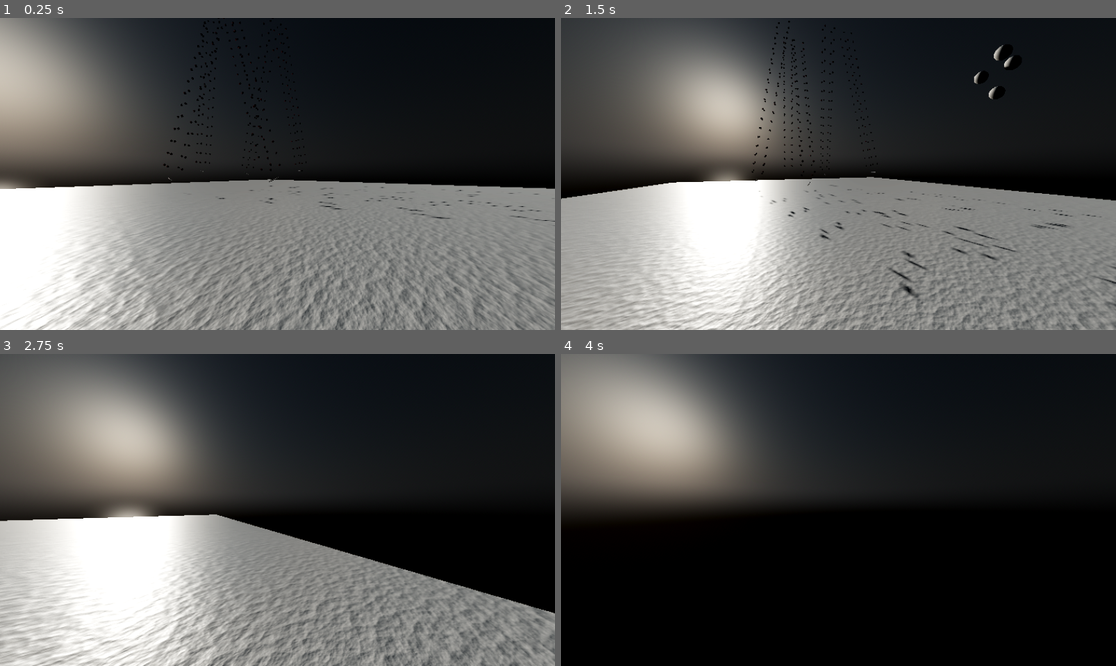
Above: before the commit, frames 1-4 (two rows, left to right).
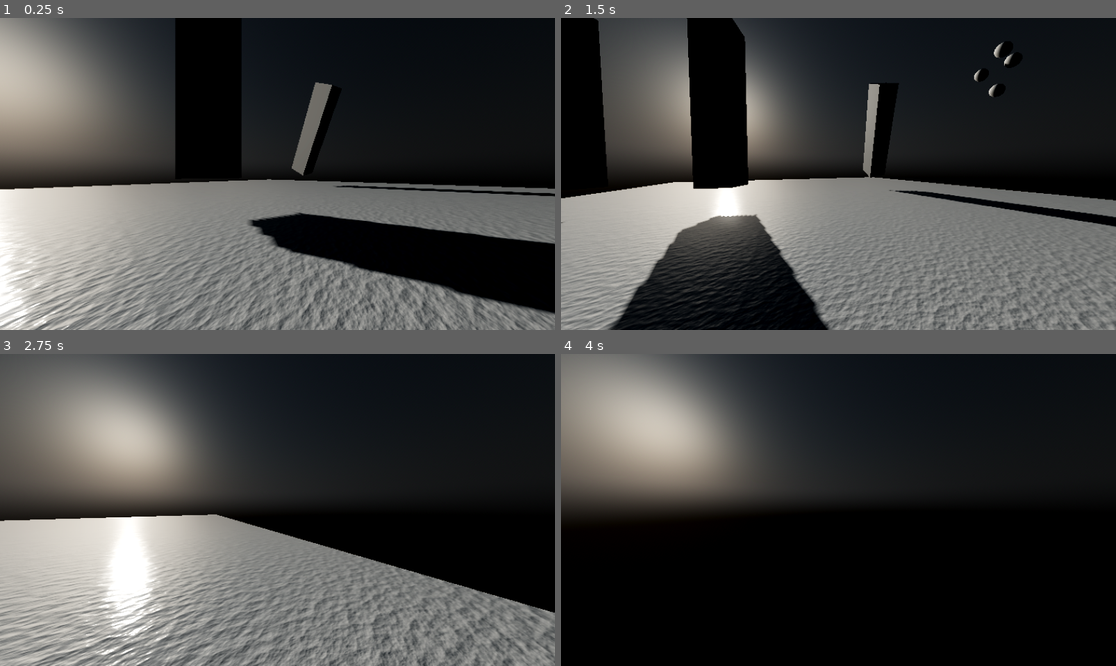
Above: after the commit, the same moments.

Repository: michal2229/godot_gdrigsystem_project
Game: Godot game, scene res://scenes/main.tscn
Two runs of this game, one before a commit and one after it. Both use one fixed random seed, a clock stepped at 60 frames per second and the inputs below.
Inputs (mouse positions are in pixels of both pictures, inside the frame that each line leads up to):
- Up to frame 1 (0.25 s): no input
- Up to frame 2 (1.5 s): tap Enter at 0.5 s; move the mouse to (960, 158) at 0.52 s; hold D (move_right) 0.53-1.28 s; click (960, 158) at 0.67 s; tap Space (jump) at 0.77 s; move the mouse to (810, 174) at 1.27 s; hold W (move_forward) from 1.28 s (still down)
- Up to frame 3 (2.75 s): keep holding W (move_forward); tap Space (jump) at 1.52 s; move the mouse to (288, 503) at 2.02 s
- Up to frame 4 (4 s): keep holding W (move_forward); move the mouse to (832, 516) at 2.77 s; click (832, 516) at 2.92 s; tap Space (jump) at 3.02, 3.77 s; move the mouse to (877, 513) at 3.52 s

The runs differ from the first frame. In frame 1, 31% of the frame differs, in the area x 0-100%, y 0-100%; in frame 2, 29%; in frame 3, 19%; in frame 4, less than 0.1%.
Error after the commit: Parse Error: Could not find type "GDRigSystem" in the current scope. (res://scenes/rig.gd:11)

Commit message:
initial yaml rig definition loading, changed visuals a bit

Diff:
--- a/project.godot
+++ b/project.godot
@@ -61,7 +61,7 @@
 [physics]
 
 3d/run_on_separate_thread=true
-common/physics_ticks_per_second=200
+common/physics_ticks_per_second=120
 common/enable_object_picking=false
 
 [rendering]
--- a/scenes/main.tscn
+++ b/scenes/main.tscn
@@ -38,10 +38,12 @@
 albedo_color = Color(0.699653, 0.699653, 0.699653, 1)
 metallic = 0.23
 metallic_specular = 0.19
-roughness = 0.5
+roughness = 0.08
 normal_enabled = true
 normal_texture = SubResource("NoiseTexture2D_h3ui7")
+clearcoat_roughness = 0.11
 uv1_scale = Vector3(50, 50, 50)
+texture_filter = 5
 
 [sub_resource type="BoxMesh" id="BoxMesh_qpdlq"]
 material = SubResource("StandardMaterial3D_tq2mj")
@@ -71,24 +73,16 @@
 [node name="Rigs" type="Node3D" parent="."]
 
 [node name="Rig4" parent="Rigs" instance=ExtResource("1_shkcn")]
-transform = Transform3D(0.977279, -0.211749, -0.00935626, 0.211956, 0.976327, 0.0431396, 0, -0.0441425, 0.999025, 7.89239, 1.94703, -2.23003)
-num_levels = 16
-
-[node name="Rig7" parent="Rigs" instance=ExtResource("1_shkcn")]
-transform = Transform3D(1, 0, 0, 0, 0.991211, -0.132291, 0, 0.132291, 0.991211, -2.1798, 1.79074, -8.86164)
+transform = Transform3D(0.977279, -0.211749, -0.00935626, 0.182989, 0.865172, -0.466897, 0.10696, 0.454577, 0.884262, 7.89239, 1.94703, -2.23003)
 num_levels = 16
 
 [node name="Rig5" parent="Rigs" instance=ExtResource("1_shkcn")]
-transform = Transform3D(0.997106, -0.0760229, 0, 0.0713653, 0.936017, -0.344643, 0.0262008, 0.343646, 0.938734, 2.90097, 1.56603, -7.51547)
-num_levels = 16
+transform = Transform3D(0.338229, 0, 0.941064, 0, 1, 0, -0.941064, 0, 0.338229, -14.989, 1.34656, 0.978507)
+yaml_rig_def = "res://addons/gdrigsystem/src/rigsystem_lib/src_app/rig_def_test_00.yaml"
 
 [node name="Rig6" parent="Rigs" instance=ExtResource("1_shkcn")]
-transform = Transform3D(0.982245, 0.184402, -0.0345133, -0.187604, 0.96548, -0.180702, 0, 0.183968, 0.982932, -6.02953, 1.07912, -5.82342)
-num_levels = 16
-
-[node name="Rig8" parent="Rigs" instance=ExtResource("1_shkcn")]
-transform = Transform3D(1, 0, 0, 0, 0.940341, 0.340232, 0, -0.340232, 0.940341, -1.18814, 1.07912, 1.03817)
-num_levels = 16
+transform = Transform3D(0.338229, 0, 0.941064, 0, 1, 0, -0.941064, 0, 0.338229, -7.02235, 1.34656, 2.95336)
+yaml_rig_def = "res://addons/gdrigsystem/src/rigsystem_lib/src_app/rig_def_test_00.yaml"
 
 [node name="Player" parent="." instance=ExtResource("2_s8tjh")]
 transform = Transform3D(0.656467, 0, -0.754355, 0, 1, 0, 0.754355, 0, 0.656467, -9.79413, 0.0627675, 8.88122)
--- a/scenes/rig.gd
+++ b/scenes/rig.gd
@@ -1,11 +1,69 @@
 extends Node3D
+
+const RIG_NODE = preload("res://scenes/rig_node.tscn")
+const RIG_CONN = preload("res://scenes/rig_conn.tscn")
+
+@onready var rig_nodes: Node3D = $RigNodes
+@onready var rig_conns: Node3D = $RigConns
+
 @onready var visual_placeholder: MeshInstance3D = $VisualPlaceholder
 @onready var rig_definition: Node = $RigDefinition
+@onready var gd_rig_system: GDRigSystem = $GDRigSystem
 
+@export_file("*.yaml") var yaml_rig_def: String
 @export var num_levels: int = 8
+
 
 # Called when the node enters the scene tree for the first time.
 func _ready() -> void:
-	visual_placeholder.visible=false
-	rig_definition.num_levels = num_levels
-	rig_definition.create()
+	if FileAccess.file_exists(yaml_rig_def):
+		var file = FileAccess.open(yaml_rig_def, FileAccess.READ)
+		var content = YAML.parse_string(file.get_as_text())
+
+		var node_defaults = content['node_defaults'][0]
+		var conn_defaults = content['conn_defaults'][0]
+		var nodes = content['nodes']
+		var conns = content['conns']
+
+		print(node_defaults)
+		print(conn_defaults)
+		print(nodes[0])
+		print(conns[0])
+
+		#for n in nodes:
+		#	gd_rig_system.add_node(n, node_defaults)  # TODO: also need to create a visual node and pass it
+
+		#for c in conns:
+		#	gd_rig_system.add_conn(c, conn_defaults)  # TODO: also need to create a visual conn and pass it
+
+		for n in nodes:
+			var node_obj: RigNode = RIG_NODE.instantiate()
+
+			rig_nodes.add_child(node_obj)
+
+			node_obj.id = n['id']
+			node_obj.position = Vector3( n['pos'][0], n['pos'][1], n['pos'][2] )
+			node_obj.mass = n['mass'] if 'mass' in n else node_defaults['mass']
+			node_obj.pinned = n['pinned'] if 'pinned' in n else node_defaults['pinned']
+			#node_obj.shape_cast_3d.queue_free()
+
+			#if node_obj.position.y == 0:
+			#	node_obj.pinned = true
+
+		for c in conns:
+			var conn_obj = RIG_CONN.instantiate()
+			conn_obj.id = c['id']
+			conn_obj.rig_node_a = rig_nodes.get_child(c['node_a'])
+			conn_obj.rig_node_b = rig_nodes.get_child(c['node_b'])
+			conn_obj.stiffness = c['stiff'] if 'stiff' in c else conn_defaults['stiff']
+			conn_obj.damping = c['damp'] if 'damp' in c else conn_defaults['damp']
+			conn_obj.break_threshold = c['brk_thr'] if 'brk_thr' in c else conn_defaults['brk_thr']
+
+			rig_conns.add_child(conn_obj)
+
+
+		visual_placeholder.visible=false
+	else:
+		visual_placeholder.visible=false
+		rig_definition.num_levels = num_levels
+		rig_definition.create()
--- a/scenes/rig.tscn
+++ b/scenes/rig.tscn
@@ -20,6 +20,7 @@
 
 [node name="VisualPlaceholder" type="MeshInstance3D" parent="."]
 transform = Transform3D(1, 0, 0, 0, 1, 0, 0, 0, 1, 0, 5, 0)
+gi_mode = 2
 mesh = SubResource("BoxMesh_rqybp")
 
 [node name="GDRigSystem" type="GDRigSystem" parent="."]
--- a/scenes/rig_conn.tscn
+++ b/scenes/rig_conn.tscn
@@ -5,14 +5,15 @@
 [sub_resource type="StandardMaterial3D" id="StandardMaterial3D_6p1tr"]
 shading_mode = 2
 specular_mode = 2
-albedo_color = Color(0.834614, 0.834614, 0.834614, 1)
+albedo_color = Color(0.427386, 0.427387, 0.427386, 1)
 metallic = 0.85
+metallic_specular = 0.31
 roughness = 0.14
 
 [sub_resource type="CylinderMesh" id="CylinderMesh_cn0lp"]
 material = SubResource("StandardMaterial3D_6p1tr")
-top_radius = 0.025
-bottom_radius = 0.025
+top_radius = 0.02
+bottom_radius = 0.02
 height = 1.0
 radial_segments = 4
 rings = 1
@@ -23,4 +24,5 @@
 [node name="RigConnVisualMesh" type="MeshInstance3D" parent="."]
 transform = Transform3D(1, 0, 0, 0, -4.37114e-08, -1, 0, 1, -4.37114e-08, 0, 0, 0)
 ignore_occlusion_culling = true
+gi_mode = 2
 mesh = SubResource("CylinderMesh_cn0lp")
--- a/scenes/rig_node.gd
+++ b/scenes/rig_node.gd
@@ -1,4 +1,6 @@
 extends Node3D
+class_name RigNode
+
 
 @onready var shape_cast_3d: ShapeCast3D = $ShapeCast3D
 @onready var label_node: Node3D = $LabelNode
@@ -36,6 +38,9 @@
 
 
 func _physics_process(delta: float) -> void:
+	if not is_instance_valid(shape_cast_3d):
+		return
+
 	shape_cast_3d.force_shapecast_update()
 	force = Vector3.ZERO
 
--- a/scenes/rig_node.tscn
+++ b/scenes/rig_node.tscn
@@ -5,14 +5,16 @@
 [sub_resource type="StandardMaterial3D" id="StandardMaterial3D_6tqcx"]
 shading_mode = 2
 specular_mode = 2
-albedo_color = Color(0.398406, 0.163746, 0.166659, 1)
-metallic = 0.5
+albedo_color = Color(0.741094, 0.389386, 0.0755868, 1)
+metallic = 0.21
 roughness = 0.4
+subsurf_scatter_enabled = true
+subsurf_scatter_strength = 0.51
 
 [sub_resource type="SphereMesh" id="SphereMesh_d6kpy"]
 material = SubResource("StandardMaterial3D_6tqcx")
-radius = 0.1
-height = 0.2
+radius = 0.04
+height = 0.08
 radial_segments = 4
 rings = 1
 
@@ -20,13 +22,14 @@
 radius = 0.1
 
 [sub_resource type="SphereShape3D" id="SphereShape3D_7iogs"]
-radius = 0.71
+radius = 0.2
 
 [node name="RigNode" type="Node3D"]
 script = ExtResource("1_0puav")
 
 [node name="MeshInstance3D" type="MeshInstance3D" parent="."]
 ignore_occlusion_culling = true
+gi_mode = 2
 mesh = SubResource("SphereMesh_d6kpy")
 
 [node name="LabelNode" type="Node3D" parent="."]
@@ -38,7 +41,7 @@
 pixel_size = 0.001
 no_depth_test = true
 text = "id"
-font_size = 160
+font_size = 80
 
 [node name="Area3D" type="Area3D" parent="."]
 monitoring = false
Not shown, changed: .gitmodules
